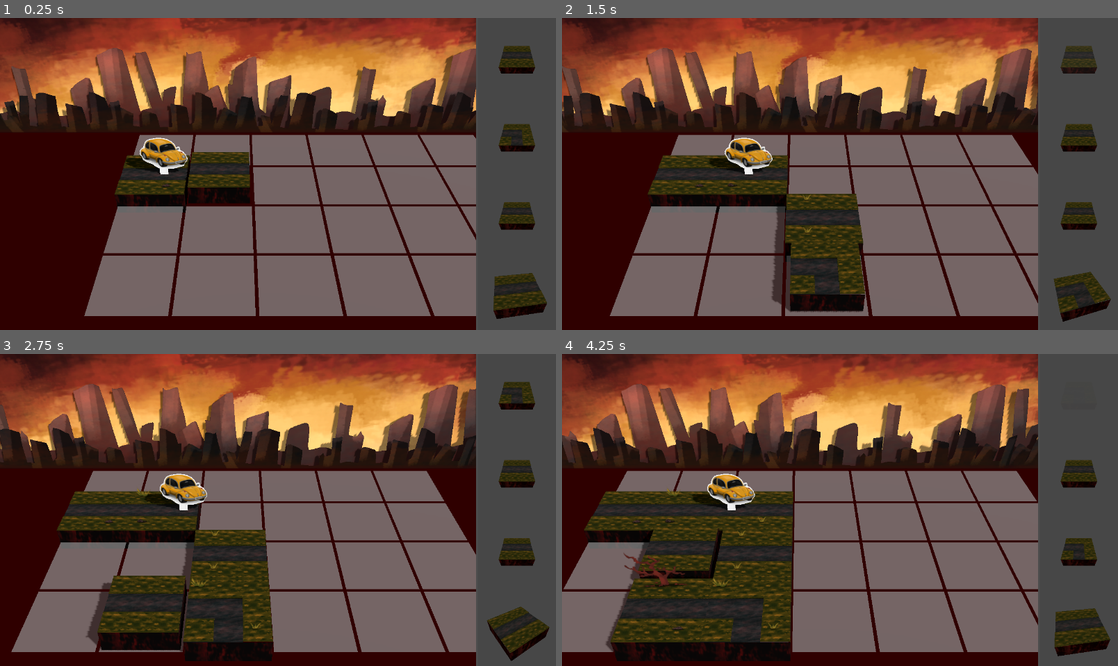
Above: before the commit, frames 1-4 (two rows, left to right).
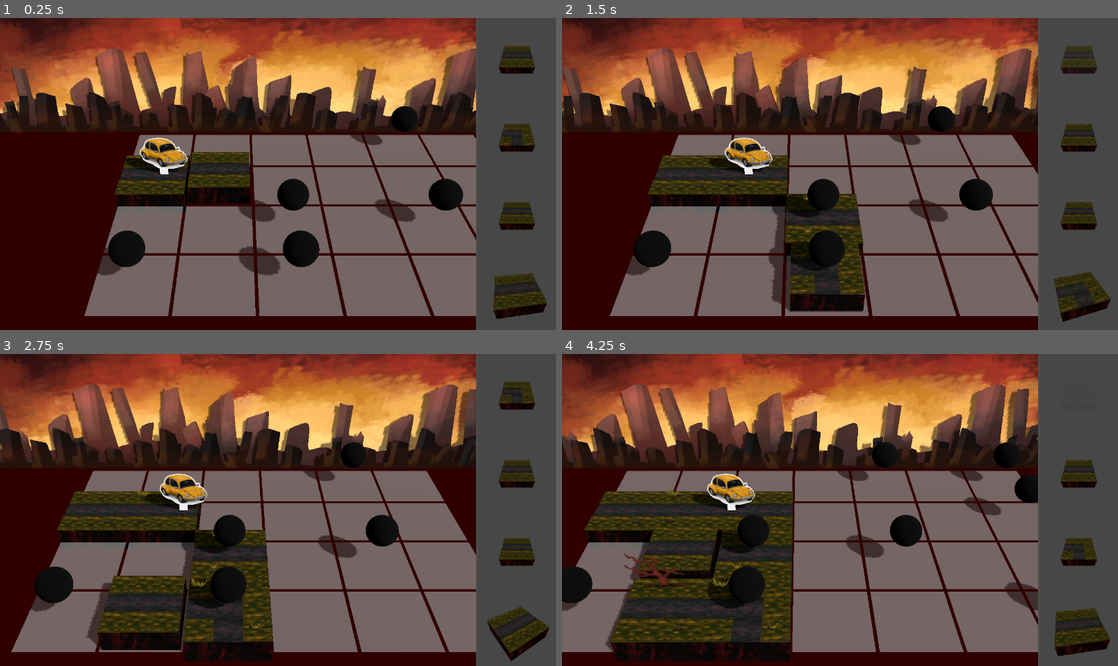
Above: after the commit, the same moments.

Repository: Pro1d/code4cause
Game: Godot game, scene res://scenes/main/GameMain.tscn
Same seed, same stepped clock (60 frames per second), same inputs: the game is played once before the commit and once after it. Sound files missing from this copy of the repository are replaced by a short silence.
Inputs (mouse positions are in pixels of both pictures, inside the frame that each line leads up to):
- Up to frame 1 (0.25 s): no input
- Up to frame 2 (1.5 s): tap Enter (ui_accept) at 0.5, 0.77 s; move the mouse to (962, 158) at 0.52 s; hold D (move_right) 0.53-1.28 s; move the mouse to (728, 189) at 1.27 s; hold S (move_down) from 1.28 s (still down)
- Up to frame 3 (2.75 s): tap Enter (ui_accept) at 1.52 s; move the mouse to (333, 441) at 2.02 s; release S (move_down) at 2.03 s; hold D (move_right) from 2.03 s (still down)
- Up to frame 4 (4.25 s): move the mouse to (812, 572) at 2.77 s; release D (move_right) at 2.78 s; hold W (move_up) 2.78-3.53 s; tap Enter (ui_accept) at 3.02, 3.77 s; move the mouse to (1006, 556) at 3.52 s; hold A (move_left) from 3.53 s (still down)

The runs differ from the first frame. In frame 1, 3.7% of the frame differs, in the area x 17-84%, y 28-83%; in frame 2, 3.4%; in frame 3, 3.3%; in frame 4, 4.2%, in the area x 0-86%, y 28-83%.

Commit message:
Added bomb collection logic

Diff:
--- a/scenes/game/game_scene.tscn
+++ b/scenes/game/game_scene.tscn
@@ -55,6 +55,7 @@
 unique_name_in_owner = true
 script = ExtResource("1_xpw66")
 tile_scene = ExtResource("2_aevgb")
+bomb_proba = 0.23
 
 [node name="InputController" type="Node" parent="."]
 unique_name_in_owner = true
--- a/scenes/player/player.gd
+++ b/scenes/player/player.gd
@@ -3,6 +3,7 @@
 
 signal died
 signal cell_changed(c: PlacementCell)
+signal bomb_collected
 
 const cell_size : float = 1
 
@@ -16,6 +17,13 @@
 	if current_cell != null:
 		current_cell.out.disconnect(on_death)
 	current_cell = c
+
+	if(current_cell.has_bomb):
+		current_cell.has_bomb = false
+		current_cell.display_bomb()
+		print("Bomb collected")
+		bomb_collected.emit()
+
 	cell_changed.emit(c)
 	current_cell.out.connect(on_death)
 
--- a/scenes/prototype/tile.tscn
+++ b/scenes/prototype/tile.tscn
@@ -19,6 +19,11 @@
 [sub_resource type="SphereMesh" id="SphereMesh_edhu6"]
 material = SubResource("StandardMaterial3D_dpw7o")
 
+[sub_resource type="StandardMaterial3D" id="StandardMaterial3D_5cahu"]
+albedo_color = Color(0, 0, 0, 1)
+
+[sub_resource type="SphereMesh" id="SphereMesh_pbkbh"]
+
 [node name="Cell" type="Node3D" node_paths=PackedStringArray("highlight_hint")]
 script = ExtResource("1_2xaup")
 highlight_hint = NodePath("Hint")
@@ -37,3 +42,10 @@
 skeleton = NodePath("../..")
 
 [node name="Scene" type="Node3D" parent="."]
+
+[node name="Bomb" type="Node3D" parent="."]
+
+[node name="MeshInstance3D" type="MeshInstance3D" parent="Bomb"]
+transform = Transform3D(0.416665, 0, 0, 0, 0.416665, 0, 0, 0, 0.416665, 0, 0.398311, 0)
+material_override = SubResource("StandardMaterial3D_5cahu")
+mesh = SubResource("SphereMesh_pbkbh")
--- a/scripts/prototype/placement_cell.gd
+++ b/scripts/prototype/placement_cell.gd
@@ -5,7 +5,9 @@
 @export var highlight_hint: Node3D
 @onready var child_scene: Node3D = $Scene
 @onready var cube_node: Node3D = $cube
+@onready var bomb: Node3D = $Bomb
 
+var has_bomb := false
 var is_set := false
 var is_predrawn := false
 
@@ -130,6 +132,9 @@
 
 	child_scene.add_child(child)
 
+	display_bomb()
+
+
 func predraw_anim() -> void:
 	if is_predrawn:
 		var child: Node3D = child_scene.get_child(0)
@@ -140,3 +145,6 @@
 		predraw_tween.tween_property(child, "scale",  0.9*Vector3.ONE, 0.1) \
 			.set_trans(Tween.TRANS_BACK) \
 			.set_ease(Tween.EASE_IN)
+
+func display_bomb() -> void:
+	bomb.visible = has_bomb
--- a/scripts/prototype/placement_grid.gd
+++ b/scripts/prototype/placement_grid.gd
@@ -10,6 +10,10 @@
 @export var cell_size: float = 1.0
 
 @export var tile_scene: PackedScene
+
+@export_group("Debug: bomb proba")
+@export_range(0.0, 1.0) var bomb_proba: float = 1.0
+
 var placing_tile_scene: PackedScene
 
 var cells: Array
@@ -84,6 +88,7 @@
 	for i:int in width:
 		for j:int in range(1, height):
 			var old_cell: PlacementCell = cells[i][j]
+			(cells[i][j-1] as PlacementCell).has_bomb = old_cell.has_bomb
 			(cells[i][j-1] as PlacementCell).redraw_child(old_cell.is_set, old_cell.current_tile_scene)
 			old_cell.delete()
 
@@ -94,6 +99,13 @@
 		# Instantiate cell
 		var cell: PlacementCell = tile_scene.instantiate()
 		add_child(cell)
+
+		# Decide on spawning a bomb
+		var r: float = randf()
+		if(r <= bomb_proba):
+			cell.has_bomb = true
+		cell.display_bomb()
+
 		if appear_animation:
 			cell.appear()
 		cell.global_position = grid_offset + Vector3(0, 0.0, -j * cell_size)
Not shown: 1 places in scenes/game/game_scene.tscn that only renumber resources
Not shown: 1 places in scenes/prototype/tile.tscn that only renumber resources
